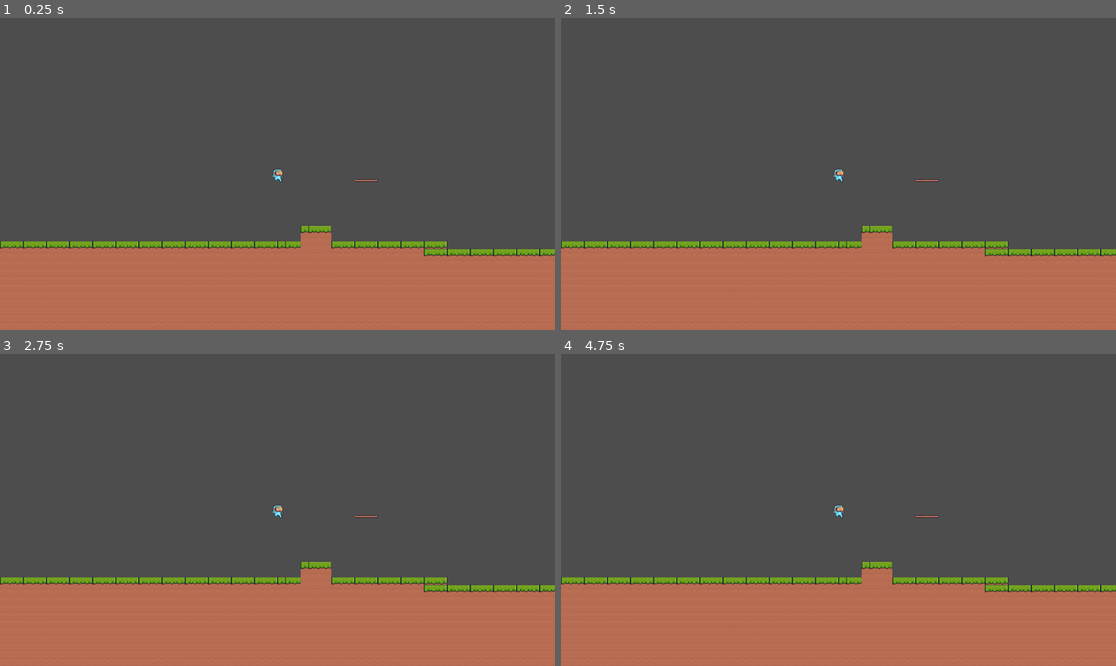
Above: before the commit, frames 1-4 (two rows, left to right).
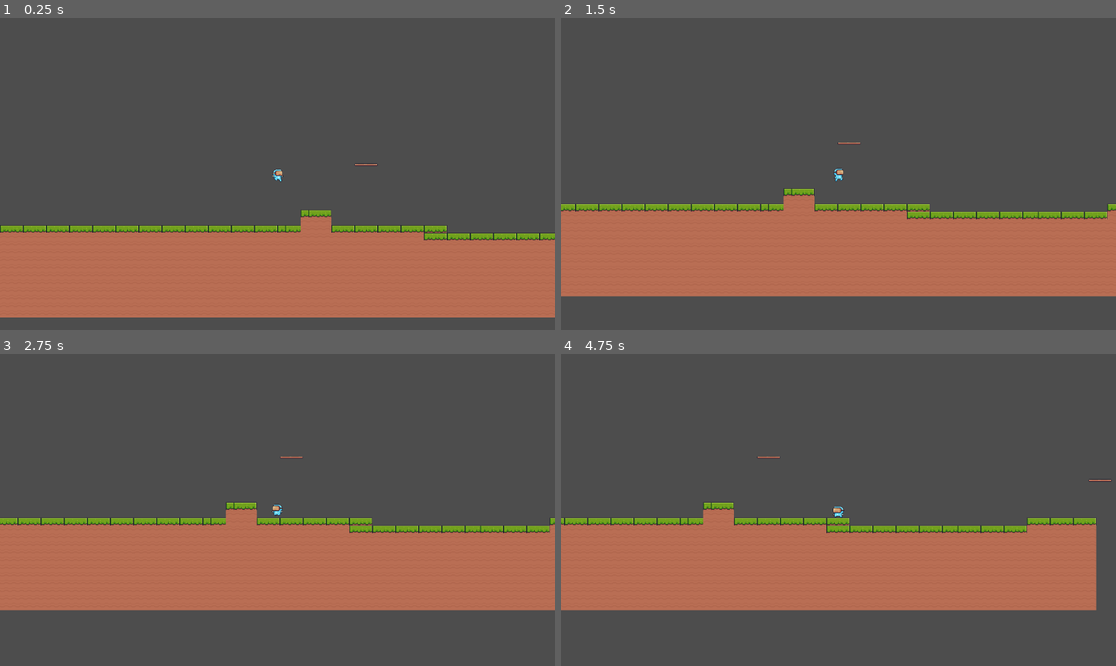
Above: after the commit, the same moments.

Repository: lllindemann/2D-Jump-n-Run-Godot
Game: Godot game, scene res://scenes/main.tscn
Two runs of this game, one before a commit and one after it. Both use one fixed random seed, a clock stepped at 60 frames per second and the inputs below.
Inputs:
- Up to frame 1 (0.25 s): no input
- Up to frame 2 (1.5 s): tap Enter (ui_accept) at 0.5, 0.6, 0.77, 1.07, 1.35 s; hold Right (ui_right) from 0.53 s (still down)
- Up to frame 3 (2.75 s): tap Enter (ui_accept) at 1.52, 1.82, 2.1 s; release Right (ui_right) at 2.03 s; hold Left (ui_left) from 2.03 s (still down)
- Up to frame 4 (4.75 s): release Left (ui_left) at 2.78 s; hold Right (ui_right) 2.78-4.28 s; tap Enter (ui_accept) at 2.85, 3.02, 3.32, 3.6, 3.77, 4.07, 4.35, 4.52 s; hold Left (ui_left) from 4.28 s (still down)

The runs differ from the first frame. In frame 1, 12% of the frame differs, in the area x 0-100%, y 46-100%; in frame 2, 25%; in frame 3, 39%, in the area x 0-100%, y 32-100%; in frame 4, 39%.

Commit message:
feat: player fall and run behaviour

Diff:
--- a/scenes/player/player_controller.gd
+++ b/scenes/player/player_controller.gd
@@ -26,8 +26,14 @@
 
 # physics processing - actions processed on every frame
 func _physics_process(delta):
-	# TODO
-	pass
+
+	# gravity and fall behaviour
+	velocity.y += GRAVITY * delta
+	velocity.x = lerp(velocity.x, 0.0, FRICTION * delta)
+
+	# main movement process
+	get_input()
+	move_and_slide()
 
 
 ### ANIMATION ###
@@ -49,3 +55,23 @@
 		_sprite2d.play("run", velocity.x / MAX_SPEED)
 	else:
 		_sprite2d.play("idle", 1)
+
+### Input Logic ###
+func get_input():
+	var cur_speed = abs(velocity.x)
+
+	# RUN right
+	if Input.is_action_pressed("ui_right") and cur_speed < MAX_SPEED:
+		velocity.x += SPEED
+
+	# RUN Left
+	if Input.is_action_pressed("ui_left") and cur_speed < MAX_SPEED:
+		velocity.x -= SPEED
+
+	# JUMP
+	if Input.is_action_just_pressed("ui_accept"):
+		if is_on_floor():
+			jump()
+
+func jump():
+	velocity.y = -JUMP_SPEED
